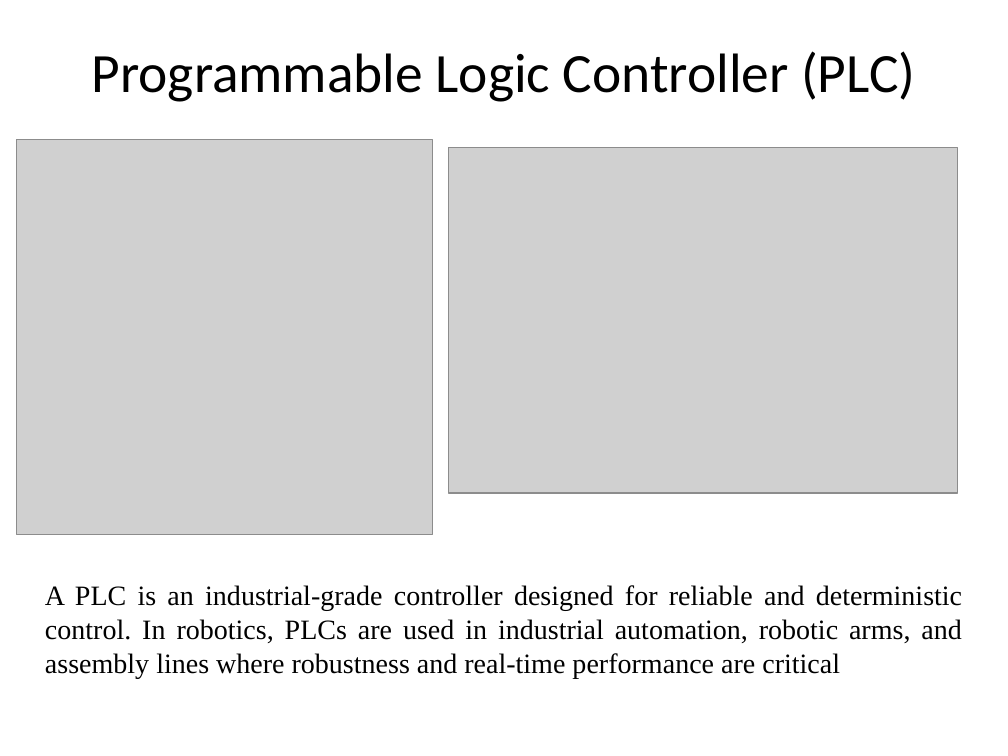
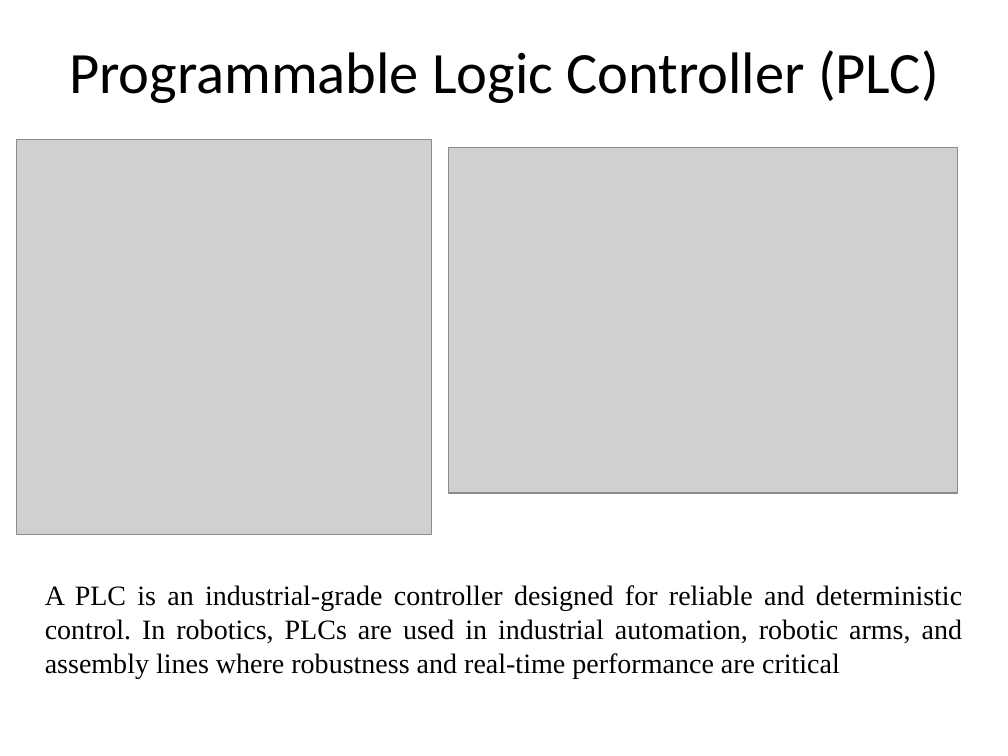
Before and after one commit to UK-Roy/cse461, a slide deck: slide 31 of slides/Introduction to Robotics-lec3.pptx (slide 32 before the commit). Drawn at 1008x756 pixels with LibreOffice and Linux fonts; fonts in the diff are those of the drawing; grey boxes stand for pictures. Boxes give left, top, right and bottom in pixels: in the first picture for what was removed or moved away, otherwise in the second. Text is boxed around its words. In the diff, an @@ line names an element or a change of style, - is before the commit and + after.

```diff
--- a/slides/Introduction to Robotics-lec3.pptx
+++ b/slides/Introduction to Robotics-lec3.pptx
@@ title "Programmable Logic Controller (PLC)" at box(69, 50, 939, 103): size 39.6 to 41.8 pt @@
```
Also in this commit, not shown: 7 other slides changed, 1 slide removed, 1 other file.
